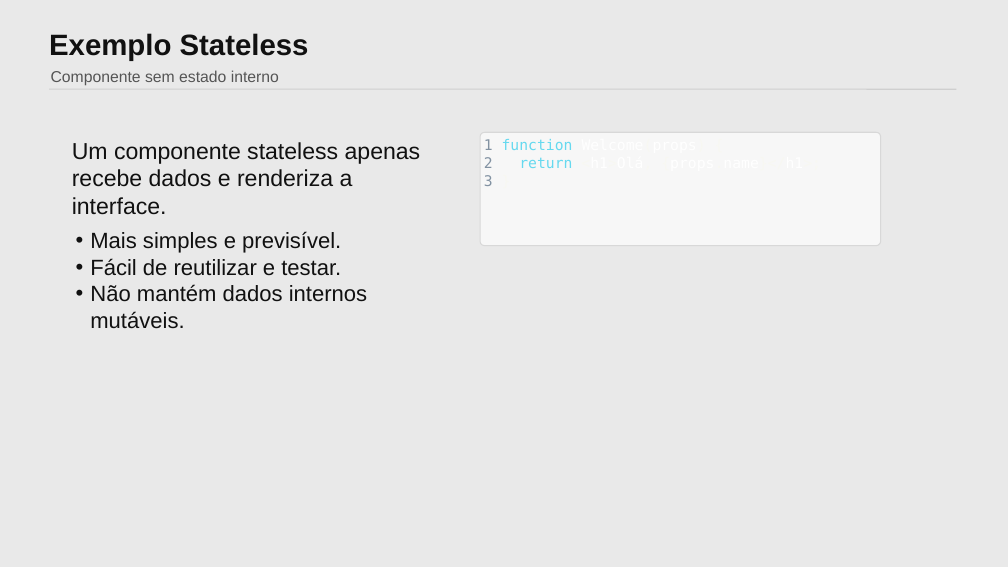
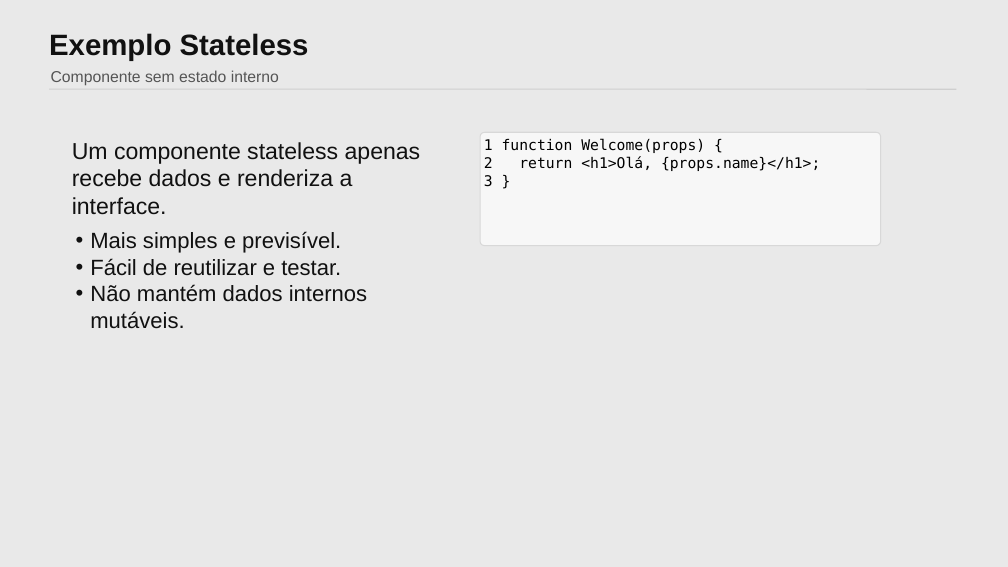
Before and after one commit to tadeumaffeis/pm20261, a slide deck: slide 14 of docs/React JS/02 - Ciclo de Vida App React JS/02 - Componentes_React_JS_Funcoes_Classes.pptx. Drawn at 1008x567 pixels with LibreOffice and Linux fonts; fonts in the diff are those of the drawing. Boxes give left, top, right and bottom in pixels: in the first picture for what was removed or moved away, otherwise in the second. Text is boxed around its words. In the diff, an @@ line names an element or a change of style, - is before the commit and + after.

```diff
--- a/docs/React JS/02 - Ciclo de Vida App React JS/02 - Componentes_React_JS_Funcoes_Classes.pptx
+++ b/docs/React JS/02 - Ciclo de Vida App React JS/02 - Componentes_React_JS_Funcoes_Classes.pptx
@@ text "1 function Welcome(props) { 2 ..." at <box>484,138,820,187</box>: text colour #8292A2 to #000000 in "1 2 3"; text colour #66D9EF to #000000 in "function return"; text colour #FFFFFF to #000000 in "Welcome(props) <h1>Olá, {props.name}</h1>;"; text colour #F8F8F2 to #000000 in "Welcome(props) { <h1>Olá, {props.name}</h1>; }" @@
```
Also in this commit, not shown: 11 other slides changed, 22 other files.
